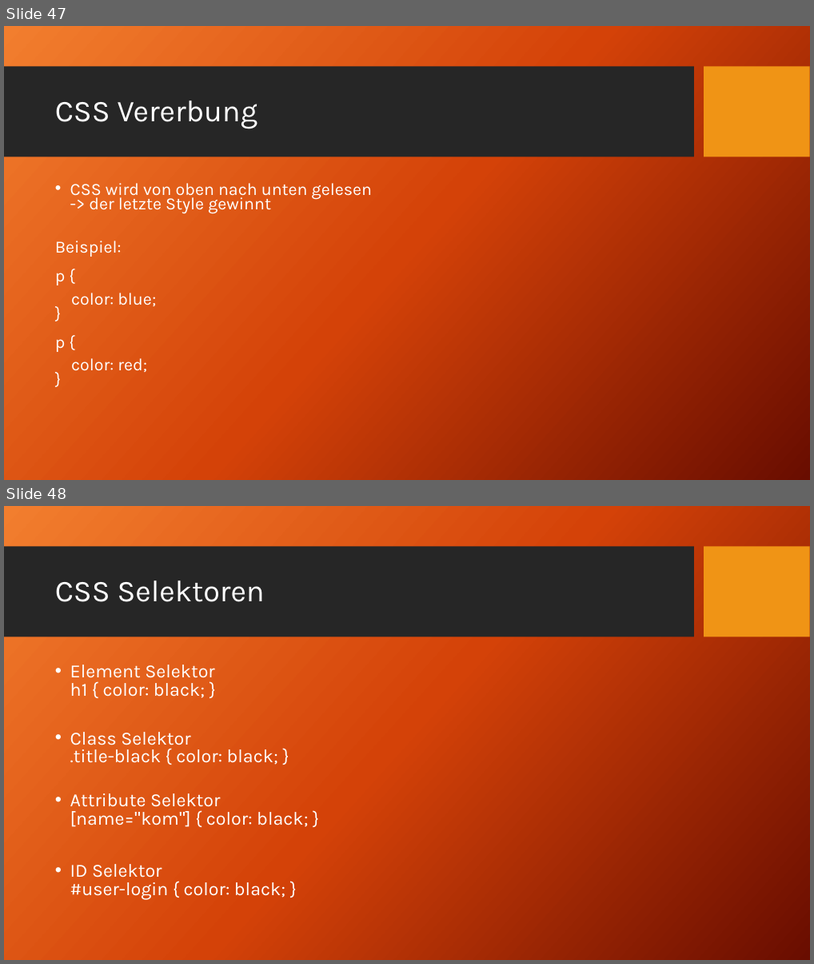
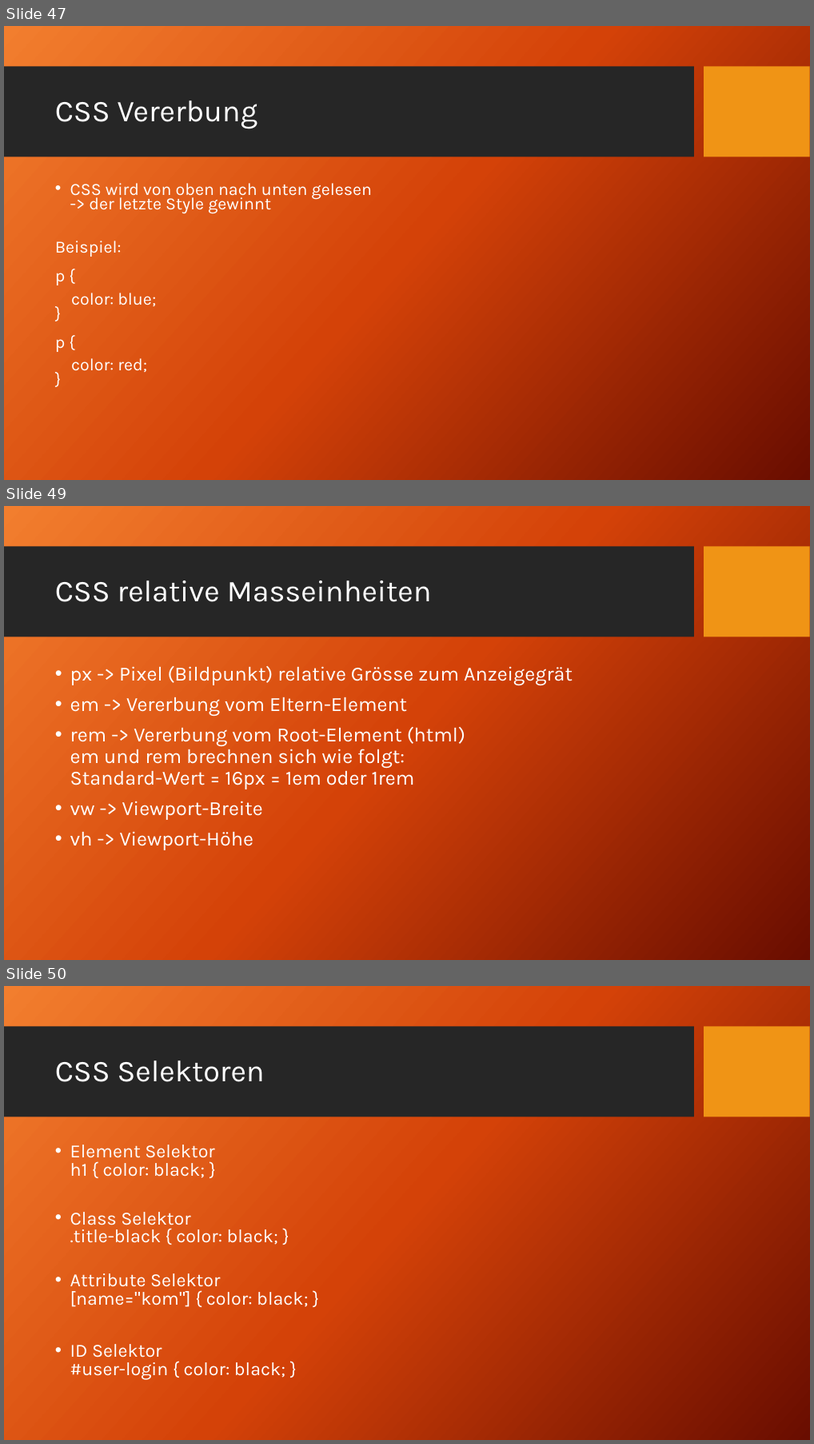
Before and after one commit to TomFrey/htmlCssBasicUebungen, a slide deck: html Schulung.pptx. Shown one above the other, each under a label of ours: slides 47 and 48 before the commit, slides 47, 49 and 50 after it; the slides between them are not shown. The pictures are 814x964 and 814x1444 pixels, drawn with LibreOffice and Linux fonts; fonts in the diff are those of the drawing; background and template pictures are left out. Boxes give left, top, right and bottom in pixels: in the first picture for what was removed or moved away, otherwise in the second. Text is boxed around its words. In the diff, an @@ line names an element or a change of style, - is before the commit and + after.

Commit message:
Demo und Folien Masseinheiten

```diff
--- a/html Schulung.pptx
+++ b/html Schulung.pptx
@@ slide 49 added at (4, 506, 810, 960), background picture (left out); not listed: 2 template elements that a slide beside it also shows @@
@@ title added at (55, 580, 432, 602), 36 pt, text #FFFFFF @@
+CSS relative Masseinheiten
@@ text added at (70, 666, 573, 850), 24 pt, text #FFFFFF @@
+• px -> Pixel (Bildpunkt) relative Grösse zum Anzeigegrät
+• em -> Vererbung vom Eltern-Element
+• rem -> Vererbung vom Root-Element (html)
+  em und rem brechnen sich wie folgt:
+  Standard-Wert = 16px = 1em oder 1rem
+• vw -> Viewport-Breite
+• vh -> Viewport-Höhe
@@ what was slide 48 is now slide 50 @@
```
Also in this commit, not shown: 1 other slide added, 4 other files.
